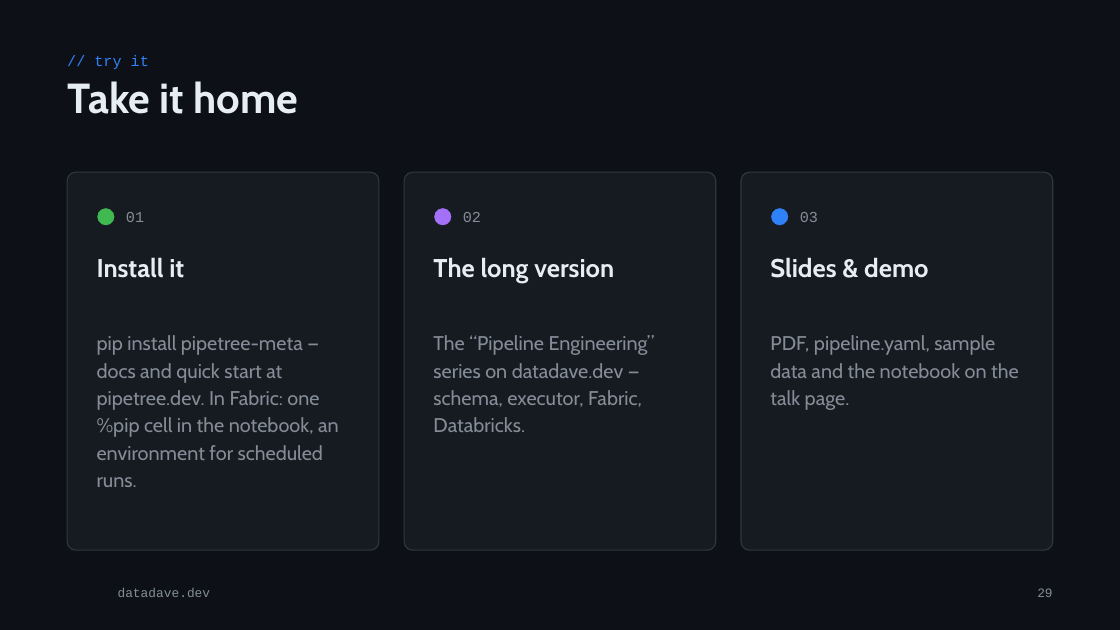
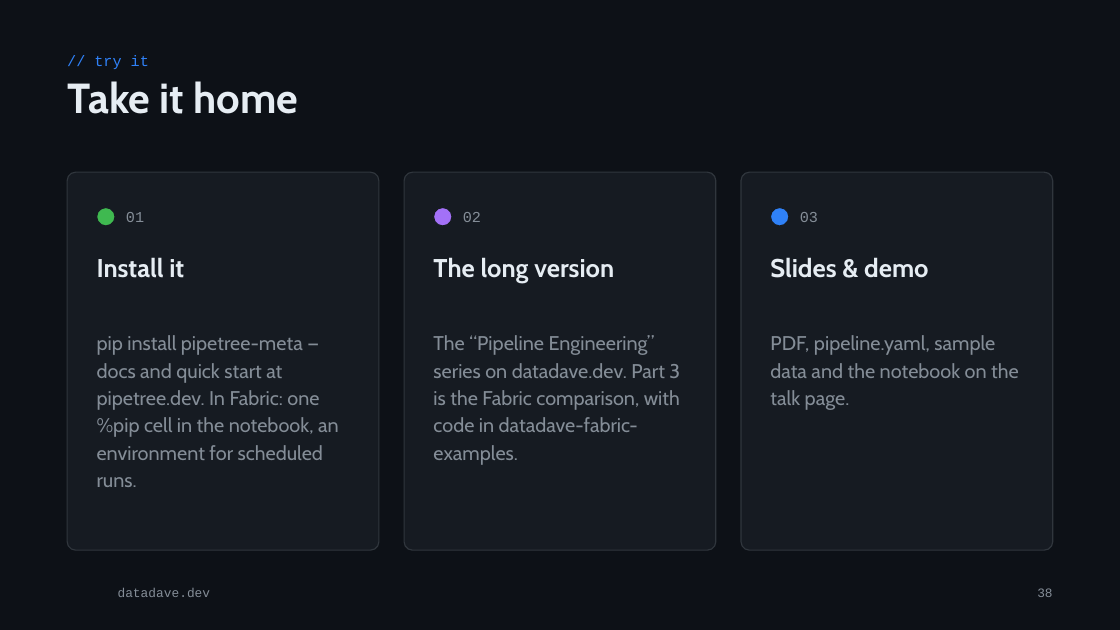
Before and after one commit to phant0mw0lf/datadave, a slide deck: slide 38 of talks/2026-12-metadata-orchestration/metadata-orchestration.pptx (slide 29 before the commit). Drawn at 1120x630 pixels with LibreOffice and Linux fonts; fonts in the diff are those of the drawing; background and template pictures are left out. Boxes give left, top, right and bottom in pixels: in the first picture for what was removed or moved away, otherwise in the second. Text is boxed around its words. In the diff, an @@ line names an element or a change of style, - is before the commit and + after.

Commit message:
content(talks): fabric comparison, layer slide and a less pipetree-centric framing
Adds the two-ways-on-Fabric section from part 3, a slide on free layer naming, a 'you don't need my package' slide, and neutral wording on the layer and executor slides.

```diff
--- a/talks/2026-12-metadata-orchestration/metadata-orchestration.pptx
+++ b/talks/2026-12-metadata-orchestration/metadata-orchestration.pptx
@@ text at box(433, 335, 680, 465): text changed @@
-The “Pipeline Engineering” series on datadave.dev — schema, executor, Fabric, Databricks.
+The “Pipeline Engineering” series on datadave.dev. Part 3 is the Fabric comparison, with code in datadave-fabric-examples.
```
Also in this commit, not shown: 11 other slides changed, 9 slides added, 3 other files.
